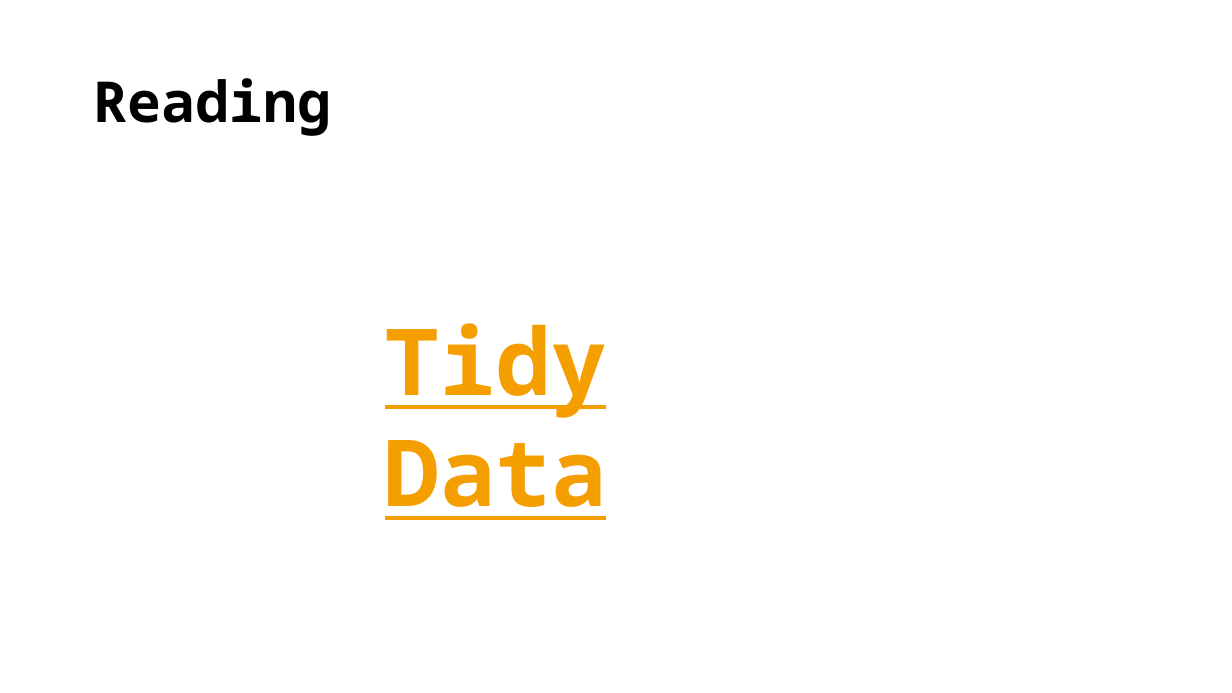
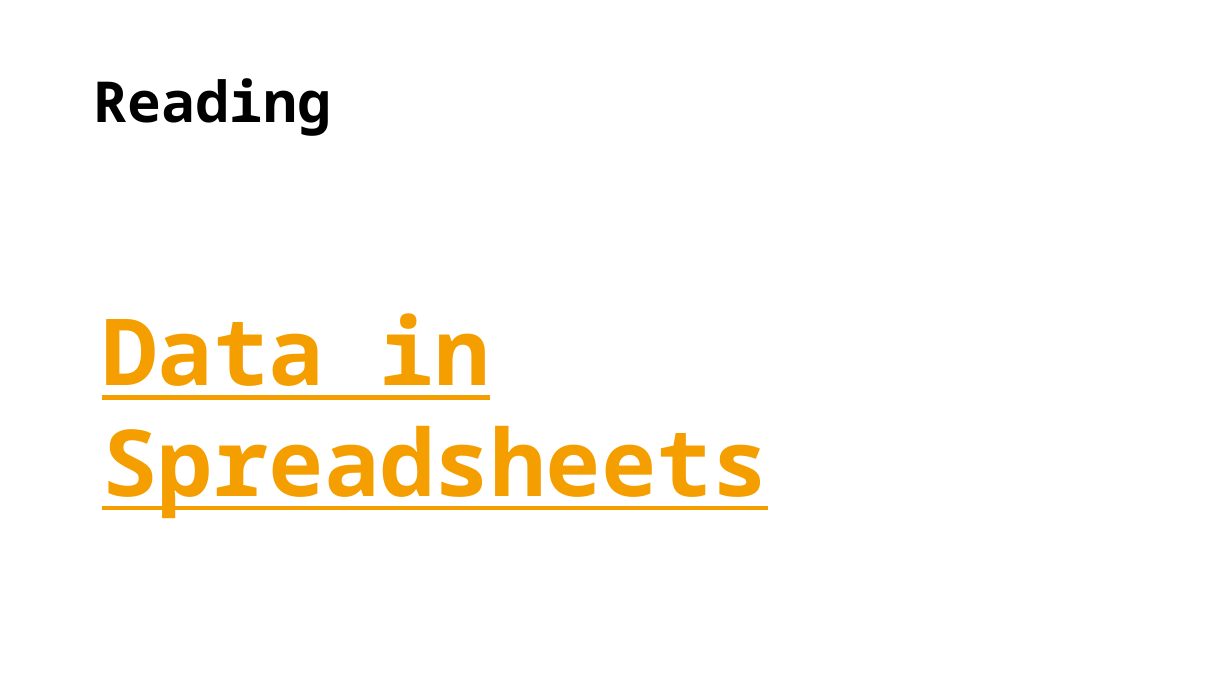
Before and after one commit to TysonStanley/EDU-6050, a slide deck: slide 3 of Slides/02_EDUC_6050_2018.pptx. Drawn at 1232x693 pixels with LibreOffice and Linux fonts; fonts in the diff are those of the drawing. Boxes give left, top, right and bottom in pixels: in the first picture for what was removed or moved away, otherwise in the second. Text is boxed around its words. In the diff, an @@ line names an element or a change of style, - is before the commit and + after.

```diff
--- a/Slides/02_EDUC_6050_2018.pptx
+++ b/Slides/02_EDUC_6050_2018.pptx
@@ text at box(102, 313, 767, 519): text changed @@
-Tidy Data
+Data in Spreadsheets
```
Also in this commit, not shown: 4 other slides changed, 10 slides added, 1 slide removed, 1 other file.
